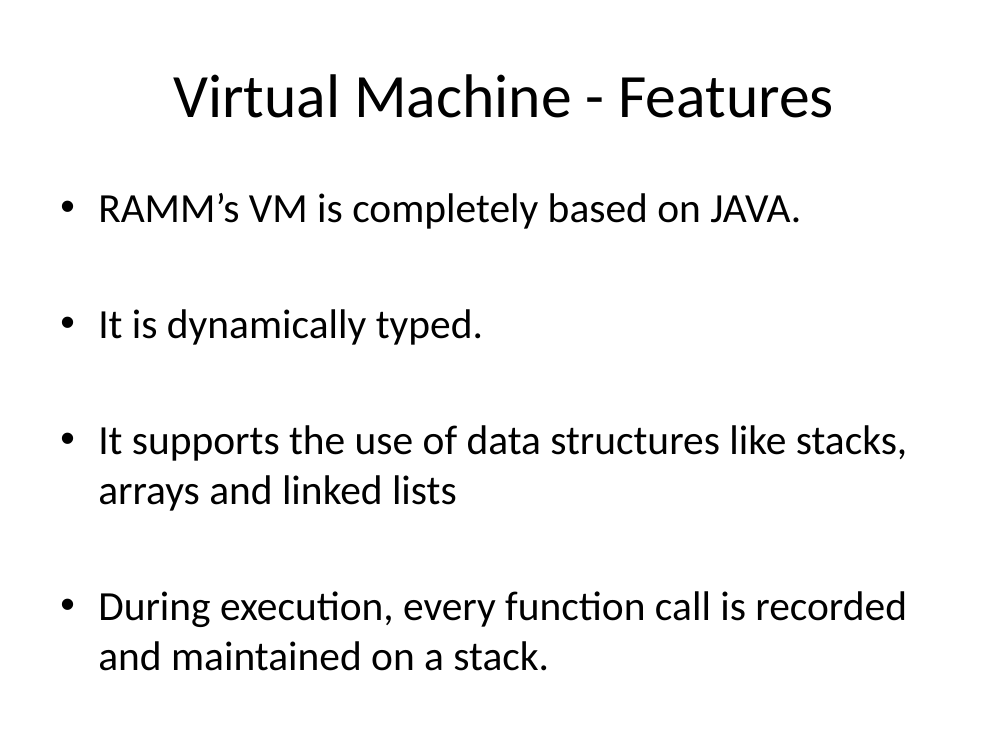
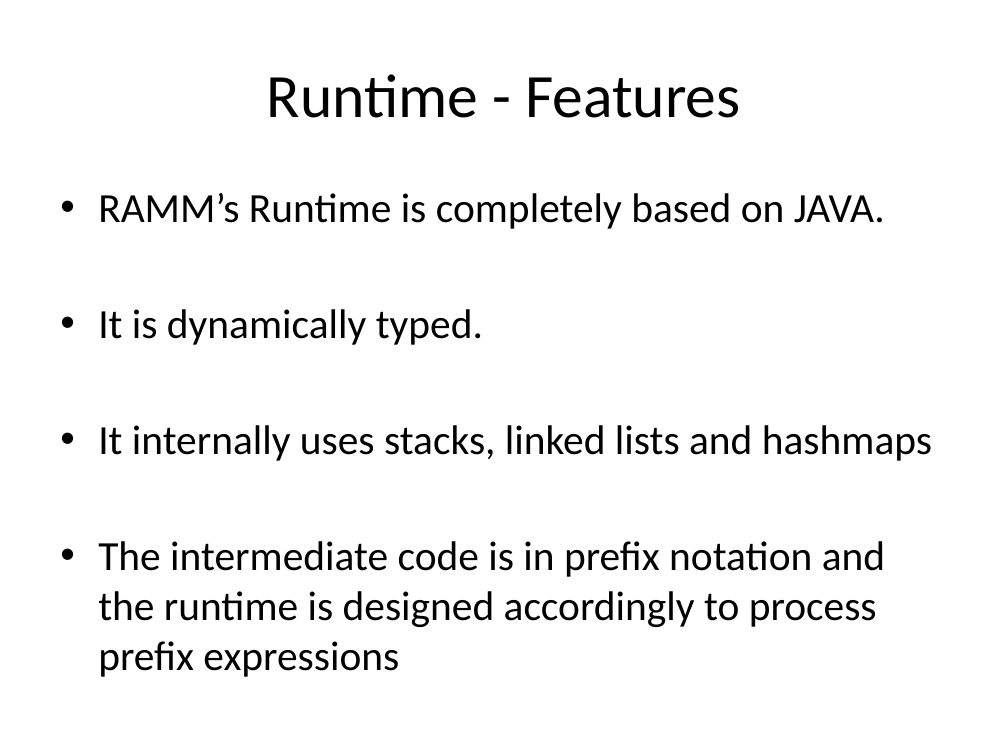
Before and after one commit to kazekagegaara/ramm, a slide deck: slide 14 of doc/Design.pptx. Drawn at 1008x756 pixels with LibreOffice and Linux fonts; fonts in the diff are those of the drawing. Boxes give left, top, right and bottom in pixels: in the first picture for what was removed or moved away, otherwise in the second. Text is boxed around its words. In the diff, an @@ line names an element or a change of style, - is before the commit and + after.

Commit message:
design ppt edit

```diff
--- a/doc/Design.pptx
+++ b/doc/Design.pptx
@@ title at (x1=267, y1=74, x2=740, y2=118): text changed @@
-Virtual Machine - Features
+Runtime - Features
@@ text at (x1=98, y1=193, x2=885, y2=229): text changed @@
-• RAMM’s VM is completely based on JAVA.
+• RAMM’s Runtime is completely based on JAVA.
@@ text at (x1=98, y1=425, x2=932, y2=677): text changed @@
-• It supports the use of data structures like stacks, arrays and linked lists
-• During execution, every function call is recorded and maintained on a stack.
+• It internally uses stacks, linked lists and hashmaps
+• The intermediate code is in prefix notation and the runtime is designed accordingly to process prefix expressions
```
Also in this commit, not shown: 4 other slides changed.
